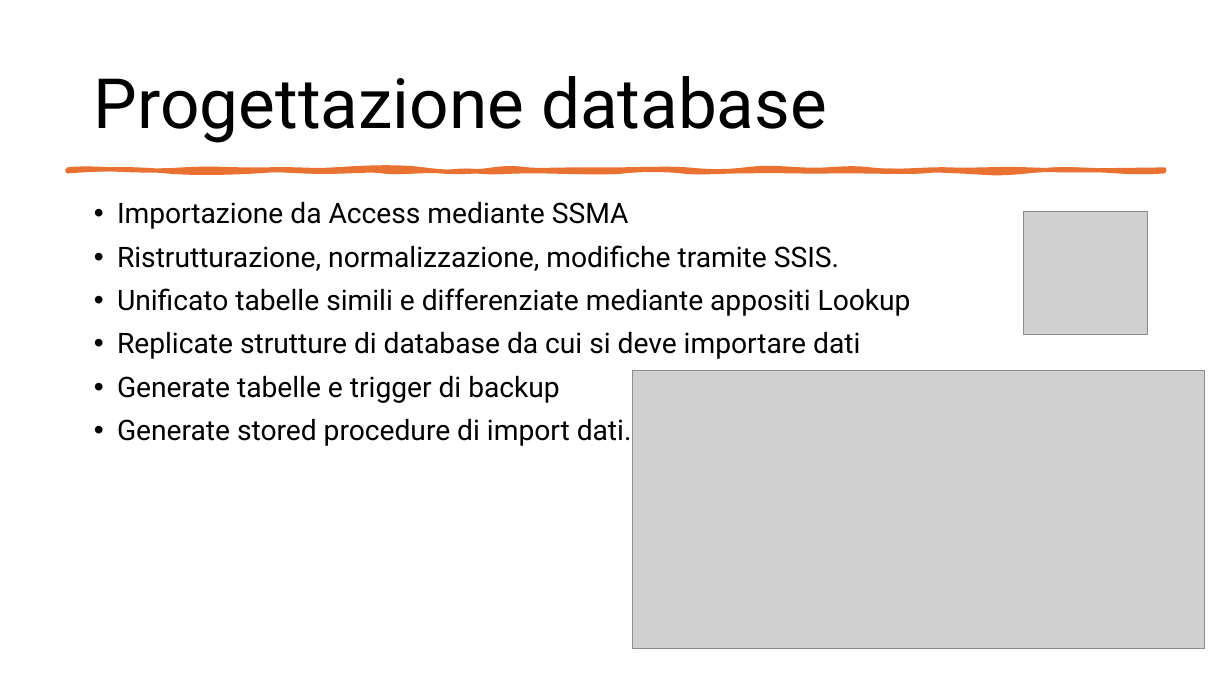
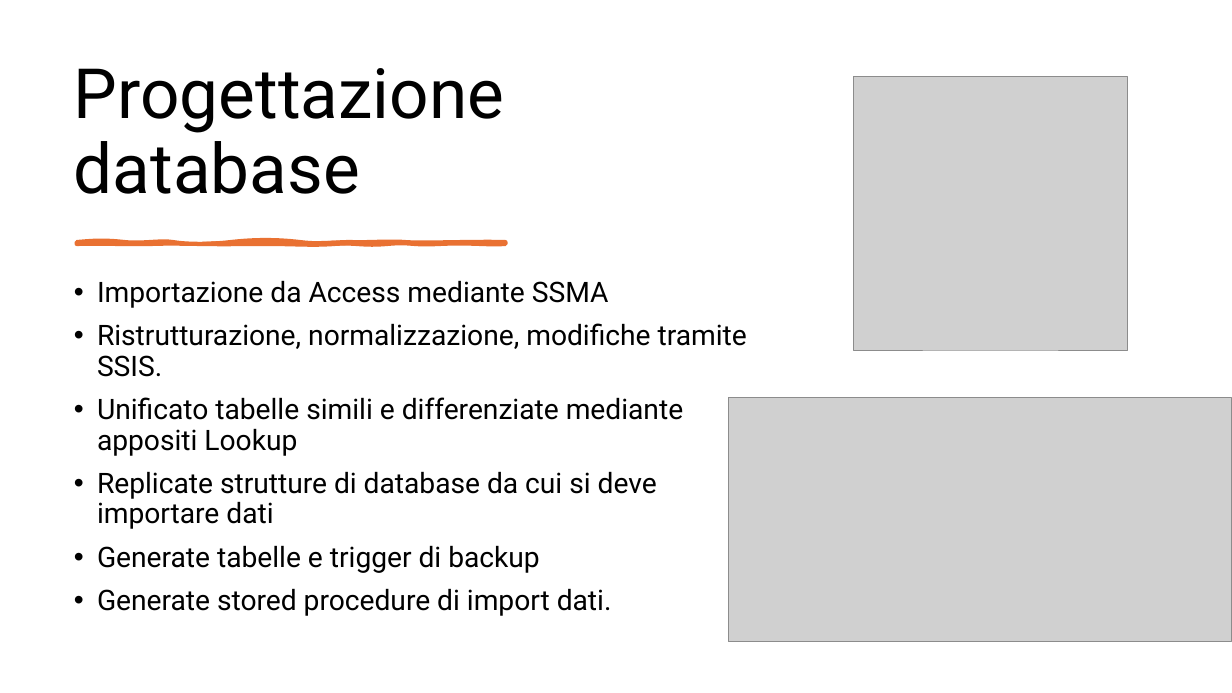
Before and after one commit to Cav95/Tesi_Triennale, a slide deck: slide 8 of Slide/Configuratore di prodotto per le vendite.pptx. Drawn at 1232x693 pixels with LibreOffice and Linux fonts; fonts in the diff are those of the drawing; grey boxes stand for pictures. Boxes give left, top, right and bottom in pixels: in the first picture for what was removed or moved away, otherwise in the second. Text is boxed around its words. In the diff, an @@ line names an element or a change of style, - is before the commit and + after.

```diff
--- a/Slide/Configuratore di prodotto per le vendite.pptx
+++ b/Slide/Configuratore di prodotto per le vendite.pptx
@@ title "Progettazione database": place and size @@
-title "Progettazione database" at bbox=[94, 76, 827, 143]
+title "Progettazione database" at bbox=[74, 68, 504, 194]
@@ title "Progettazione database" at bbox=[74, 68, 504, 194]: vertical alignment middle to bottom @@
@@ picture: place and size @@
-picture at bbox=[1024, 212, 1147, 335]
+picture at bbox=[854, 77, 1128, 350]
@@ freeform shape removed at bbox=[67, 169, 1165, 171] @@
@@ freeform shape added at bbox=[77, 242, 506, 244], fill #E97132, outline #E97132 3.25 pt @@
@@ text "Importazione da Access mediante SSMA" rewrapped from bbox=[117, 201, 911, 446] to bbox=[97, 280, 747, 616] @@
@@ picture: place and size @@
-picture at bbox=[632, 371, 1205, 648]
+picture at bbox=[728, 398, 1232, 642]
```
Also in this commit, not shown: 9 other slides changed, 1 other file.
